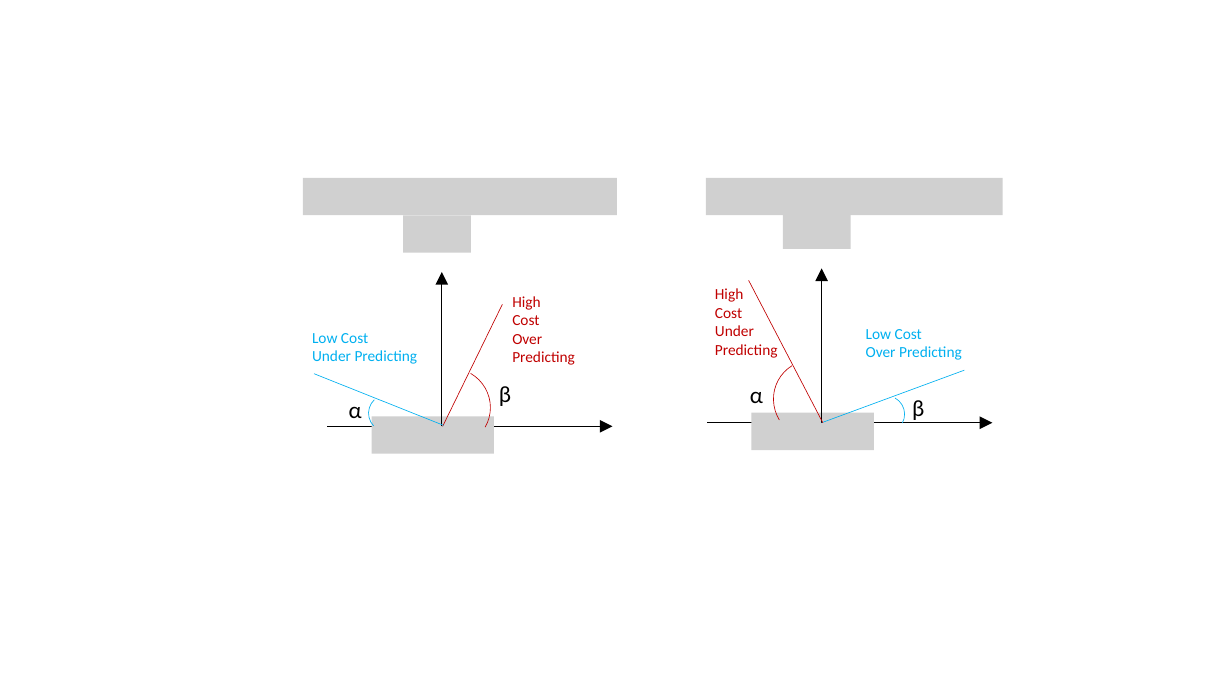
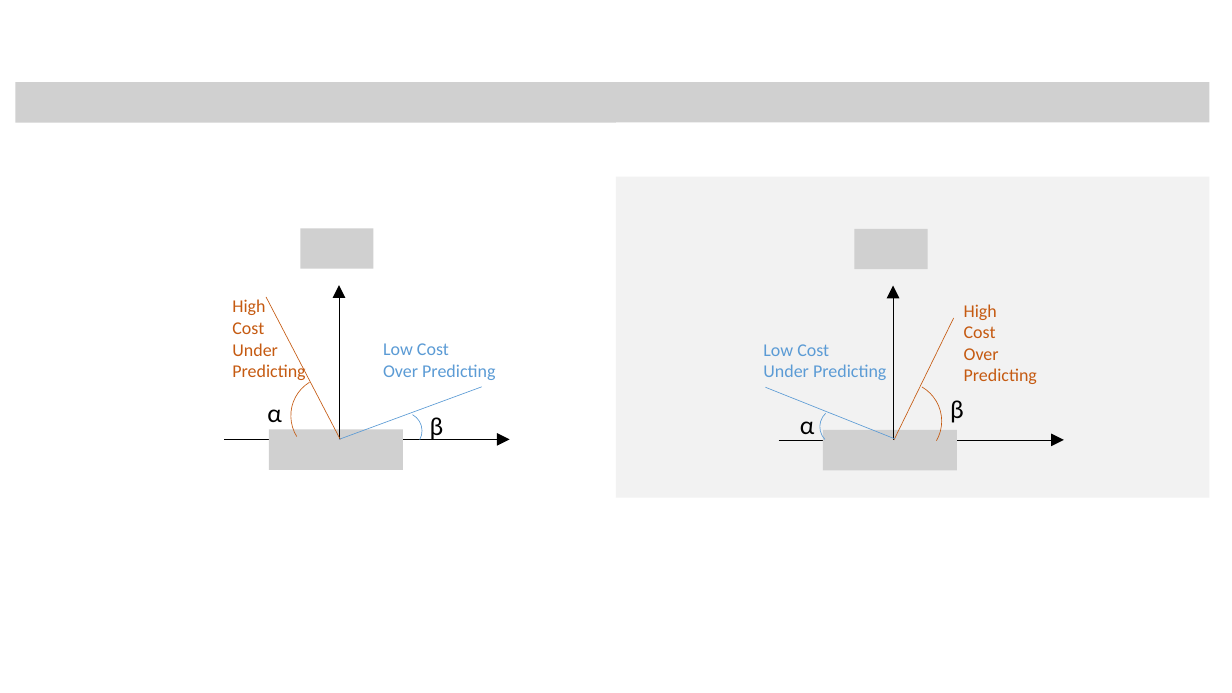
Before and after one commit to elliewhite-usgs/phd-predicting-unguaged-basins, a slide deck: slide 9 of presentation/slides/some graphs.pptx (slide 7 before the commit). Drawn at 1232x693 pixels with LibreOffice and Linux fonts; fonts in the diff are those of the drawing; grey boxes stand for pictures. Boxes give left, top, right and bottom in pixels: in the first picture for what was removed or moved away, otherwise in the second. Text is boxed around its words. In the diff, an @@ line names an element or a change of style, - is before the commit and + after.

```diff
--- a/presentation/slides/some graphs.pptx
+++ b/presentation/slides/some graphs.pptx
@@ picture added at [16, 82, 616, 123] @@
@@ picture added at [616, 82, 1210, 123] @@
@@ rectangle added at [616, 177, 1210, 497], fill #F2F2F2 @@
@@ picture added at [300, 228, 373, 269] @@
@@ group removed at [303, 178, 1003, 454]: 6 pictures @@
@@ picture added at [855, 229, 928, 270] @@
@@ text "High" at [232, 299, 305, 380]: size 12 to 14 pt, text colour #C00000 to #C55A11 @@
@@ line (340, 440) - (266, 297): stroke #C00000 0.5 pt to #C55A11 0.5 pt @@
@@ text "High" at [964, 304, 1037, 384]: size 12 to 14 pt, text colour #C00000 to #C55A11 @@
@@ text "Low Cost" at [383, 343, 495, 380]: size 12 to 14 pt, text colour #00B0F0 to #5B9BD5 @@
@@ text "Low Cost" at [763, 344, 886, 380]: size 12 to 14 pt, text colour #00B0F0 to #5B9BD5 @@
@@ line (895, 440) - (954, 318): stroke #C00000 0.5 pt to #C55A11 0.5 pt @@
@@ arc (boxed as its full ellipse) at [276, 362, 384, 471]: outline #C00000 0.5 pt to #C55A11 0.5 pt @@
@@ 2 lines, 1 text, 1 arrow, 1 arc (boxed as its full ellipse): place and size @@
-2 lines, 1 text, 1 arrow, 1 arc (boxed as its full ellipse) at [749, 268, 965, 454]
+2 lines, 1 text, 1 arrow, 1 arc (boxed as its full ellipse) at [266, 285, 495, 471]
@@ line (339, 440) - (482, 387): stroke #00B0F0 0.5 pt to #5B9BD5 0.5 pt @@
@@ 2 texts, 2 arrows, 2 arc (boxed as its full ellipse)s, 2 lines: place and size @@
-2 texts, 2 arrows, 2 arc (boxed as its full ellipse)s, 2 lines at [312, 272, 613, 461]
+2 texts, 2 arrows, 2 arc (boxed as its full ellipse)s, 2 lines at [763, 286, 1064, 475]
@@ line (896, 439) - (765, 387): stroke #00B0F0 0.5 pt to #5B9BD5 0.5 pt @@
@@ arc (boxed as its full ellipse) at [849, 367, 957, 475]: outline #C00000 0.5 pt to #C55A11 0.5 pt @@
@@ size 18 to 20 pt in 4 elements at [430, 417, 444, 440], [267, 409, 282, 422], [800, 421, 815, 434], [950, 400, 964, 423] @@
@@ text "β": place and size @@
-text "β" at [499, 386, 511, 406]
+text "β" at [950, 400, 964, 423]
@@ 3 texts, 1 arrow, 1 arc (boxed as its full ellipse): place and size @@
-3 texts, 1 arrow, 1 arc (boxed as its full ellipse) at [707, 288, 993, 439]
+3 texts, 1 arrow, 1 arc (boxed as its full ellipse) at [225, 299, 510, 456]
@@ arc (boxed as its full ellipse) at [379, 406, 429, 456]: outline #00B0F0 0.5 pt to #5B9BD5 0.5 pt @@
@@ text "α": place and size @@
-text "α" at [349, 406, 362, 418]
+text "α" at [800, 421, 815, 434]
@@ arc (boxed as its full ellipse) at [812, 401, 864, 453]: outline #00B0F0 0.5 pt to #5B9BD5 0.5 pt @@
@@ picture added at [269, 430, 403, 470] @@
@@ picture added at [823, 430, 958, 470] @@
```
Also in this commit, not shown: 5 other slides changed, 17 slides added, 4 other files.
